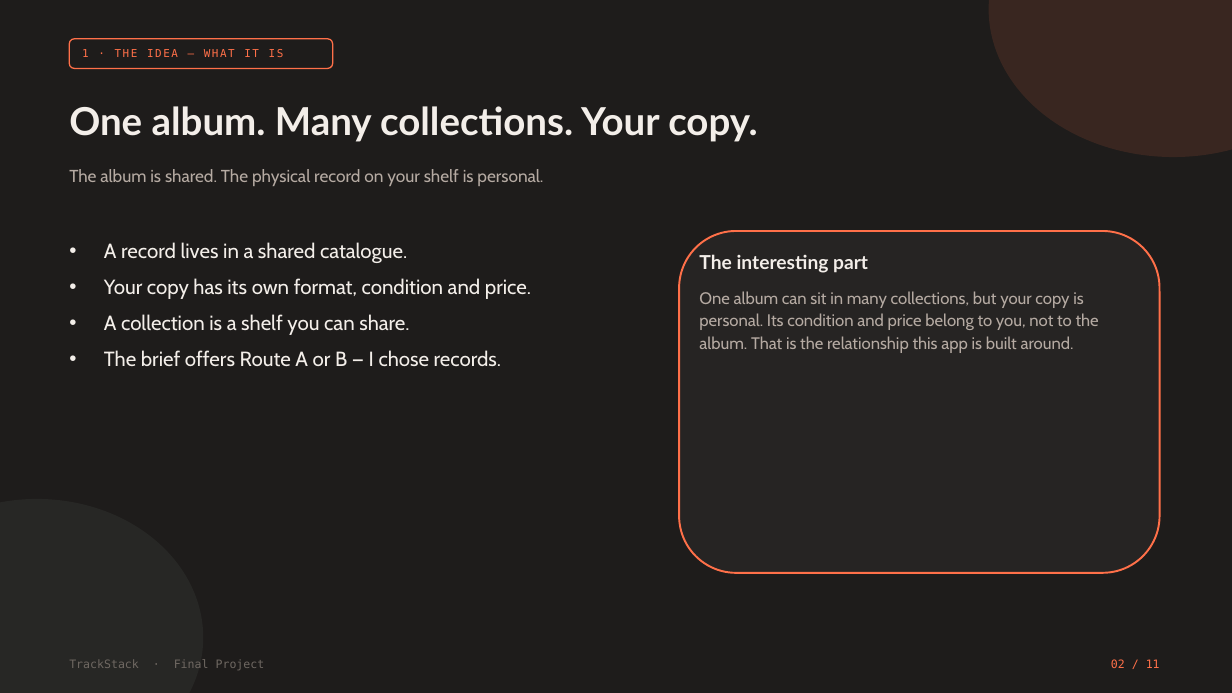
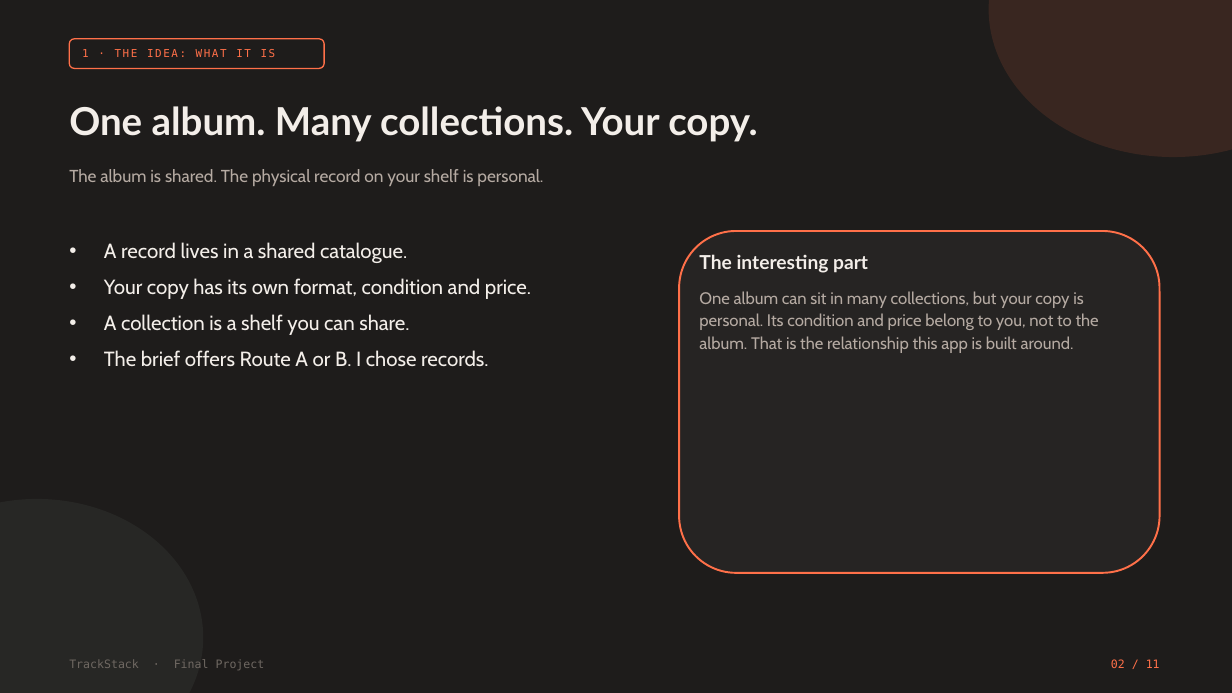
Before and after one commit to josephgreville/trackstack-v2, a slide deck: slide 2 of docs/presentation/TrackStack-Presentation.pptx. Drawn at 1232x693 pixels with LibreOffice and Linux fonts; fonts in the diff are those of the drawing. Boxes give left, top, right and bottom in pixels: in the first picture for what was removed or moved away, otherwise in the second. Text is boxed around its words. In the diff, an @@ line names an element or a change of style, - is before the commit and + after.

```diff
--- a/docs/presentation/TrackStack-Presentation.pptx
+++ b/docs/presentation/TrackStack-Presentation.pptx
@@ rounded rectangle resized from (x1=69, y1=39, x2=333, y2=68) to (x1=69, y1=39, x2=324, y2=68) @@
@@ text at (x1=82, y1=49, x2=276, y2=57): text changed @@
-1 · THE IDEA — WHAT IT IS
+1 · THE IDEA: WHAT IT IS
@@ text at (x1=104, y1=350, x2=488, y2=367): text changed @@
-• The brief offers Route A or B — I chose records.
+• The brief offers Route A or B. I chose records.
```
Also in this commit, not shown: 10 other slides changed, 19 other files.
